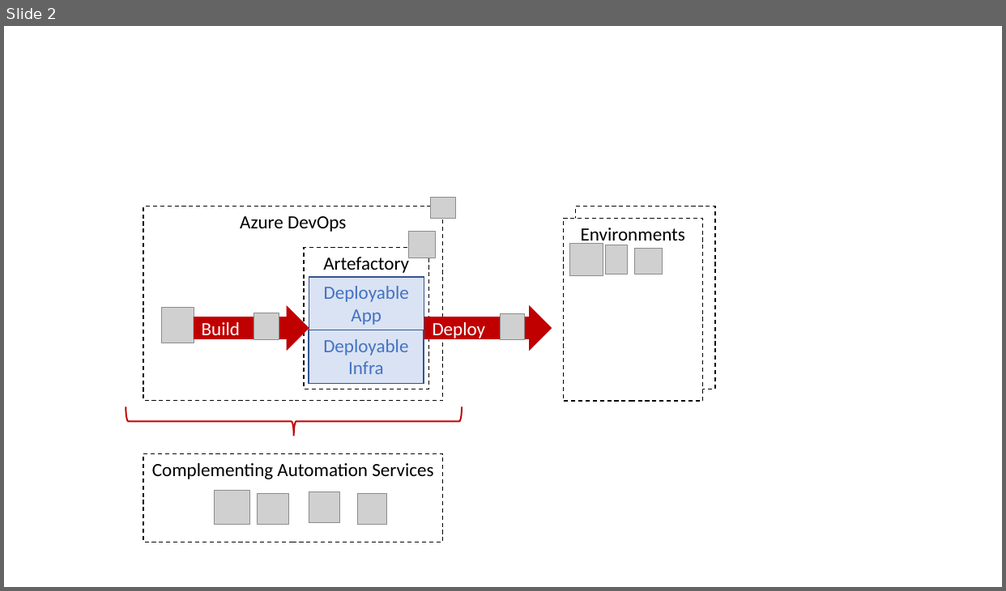
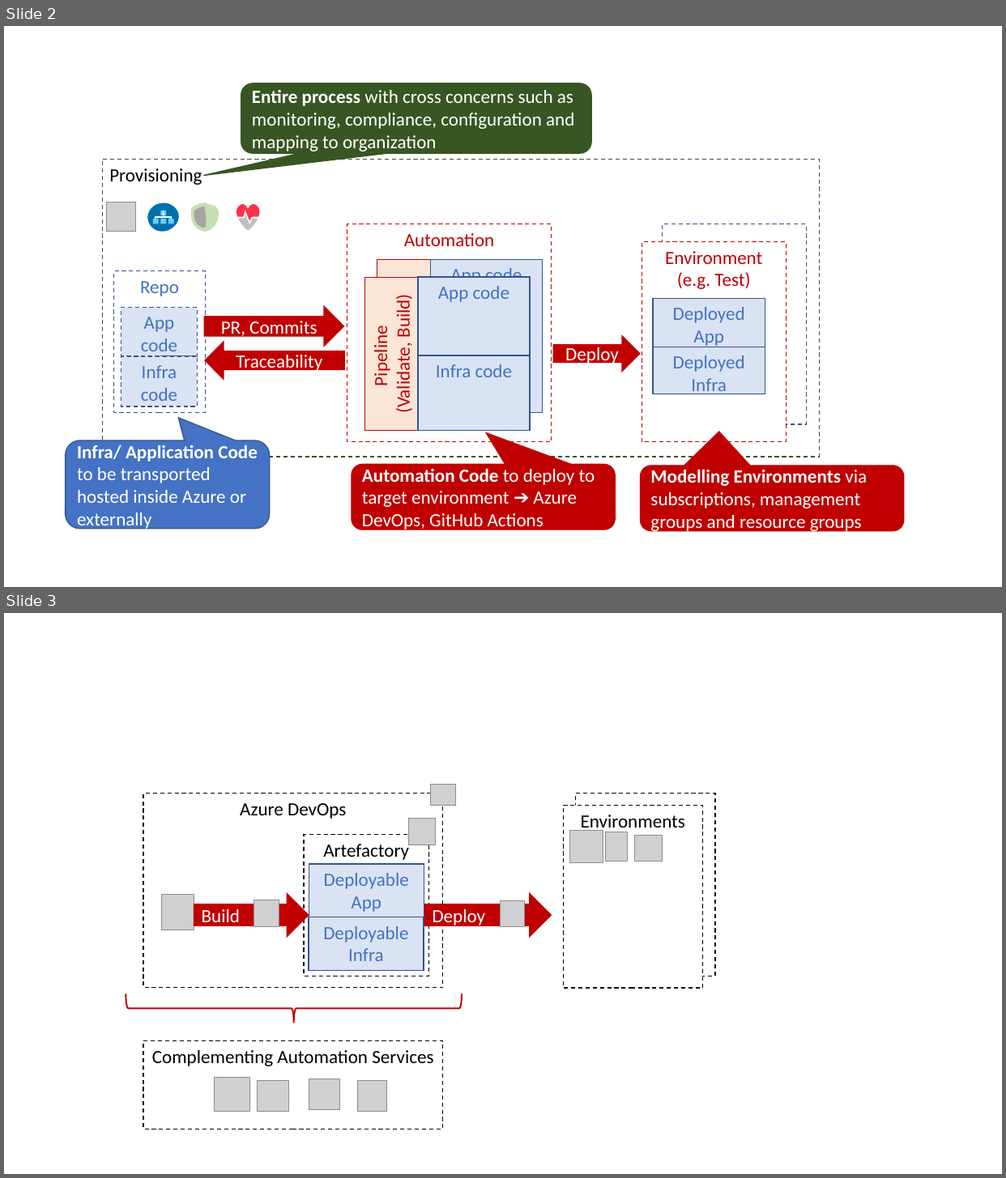
Before and after one commit to devonfw/solutions, a slide deck: solutions/provisioning_problem/provisioning_pictures_source.pptx. Shown one above the other, each under a label of ours: slide 2 before the commit, slides 2 and 3 after it. The pictures are 1006x591 and 1006x1178 pixels, drawn with LibreOffice and Linux fonts; fonts in the diff are those of the drawing; grey boxes stand for pictures. Boxes give left, top, right and bottom in pixels: in the first picture for what was removed or moved away, otherwise in the second. Text is boxed around its words. In the diff, an @@ line names an element or a change of style, - is before the commit and + after.

```diff
--- a/solutions/provisioning_problem/provisioning_pictures_source.pptx
+++ b/solutions/provisioning_problem/provisioning_pictures_source.pptx
@@ slide 2 added at box(4, 26, 1002, 587), background #FFFFFF @@
@@ rounded speech box added at box(241, 84, 592, 154), fill #385723, outline #385723 1 pt, 18 pt, text #FFFFFF @@
+Entire process with cross concerns such as monitoring, compliance, configuration and mapping to organization
@@ rectangle added at box(102, 160, 819, 457), outline #385723 1 pt dashed, 18 pt, text #000000 @@
+Provisioning
@@ picture added at box(107, 202, 136, 231) @@
@@ group added at box(146, 201, 181, 233): 4 rectangles, 3 freeform shapes, 2 elbow lines @@
@@ freeform shape added at box(187, 203, 220, 232), fill #C5E0B4 @@
@@ freeform shape added at box(191, 207, 207, 228), fill #A5A5A5 @@
@@ freeform shape added at box(236, 204, 260, 220), fill #FF304C @@
@@ freeform shape added at box(238, 215, 258, 230), fill #BFBFBF @@
@@ rectangle added at box(347, 224, 552, 442), outline #C00000 1 pt dashed, 18 pt, text #C00000 @@
+Automation
@@ rectangle added at box(641, 241, 786, 442), fill #FFFFFF, outline #C00000 1 pt dashed, 18 pt, text #C00000 @@
+Environment
+(e.g. Test)
@@ rectangle added at box(662, 224, 806, 425), fill #FFFFFF, outline #325491 1 pt dashed @@
@@ rectangle added at box(377, 259, 431, 413), fill #FBE5D6, outline #C00000 1 pt, 18 pt, text #C00000 @@
+Pipeline
+(Validate, Build)
@@ rectangle added at box(431, 259, 543, 413), fill #DAE3F3, outline #325491 1 pt, 18 pt, text #4472C4 @@
+App code
@@ rectangle added at box(114, 271, 206, 413), outline #325491 1 pt dashed, 18 pt, text #4472C4 @@
+Repo
@@ rectangle added at box(364, 278, 418, 431), fill #FBE5D6, outline #C00000 1 pt, 18 pt, text #C00000 @@
+Pipeline
+(Validate, Build)
@@ rectangle added at box(418, 278, 530, 356), fill #DAE3F3, outline #325491 1 pt, 18 pt, text #4472C4 @@
+App code
@@ rectangle added at box(121, 308, 197, 357), fill #DAE3F3, outline #325491 1 pt dashed, 18 pt, text #4472C4 @@
+App code
@@ right arrow added at box(205, 307, 344, 347), fill #C00000, outline #C00000 1 pt, 18 pt, text #FFFFFF @@
+PR, Commits
@@ rectangle added at box(653, 298, 765, 348), fill #DAE3F3, outline #325491 1 pt, 18 pt, text #4472C4 @@
+Deployed
+App
@@ right arrow added at box(553, 336, 640, 371), fill #C00000, outline #C00000 1 pt, 18 pt, text #FFFFFF @@
+Deploy
@@ rectangle added at box(121, 357, 197, 407), fill #DAE3F3, outline #325491 1 pt dashed, 18 pt, text #4472C4 @@
+Infra code
@@ left arrow added at box(205, 342, 344, 379), fill #C00000, outline #C00000 1 pt, 18 pt, text #FFFFFF @@
+Traceability
@@ rectangle added at box(418, 356, 530, 430), fill #DAE3F3, outline #325491 1 pt, 18 pt, text #4472C4 @@
+Infra code
@@ rectangle added at box(653, 347, 765, 395), fill #DAE3F3, outline #325491 1 pt, 18 pt, text #4472C4 @@
+Deployed Infra
@@ rounded speech box added at box(66, 441, 270, 529), fill #4472C4, outline #325491 1 pt, 18 pt, text #FFFFFF @@
+Infra/ Application Code to be transported hosted inside Azure or externally
@@ rounded speech box added at box(351, 465, 615, 530), fill #C00000, outline #C00000 1 pt, 18 pt, text #FFFFFF @@
+Automation Code to deploy to target environment ➔ Azure DevOps, GitHub Actions
@@ rounded speech box added at box(641, 466, 904, 531), fill #C00000, outline #C00000 1 pt, 18 pt, text #FFFFFF @@
+Modelling Environments via subscriptions, management groups and resource groups
@@ what was slide 2 is now slide 3 @@
```
Also in this commit, not shown: 31 other files.
